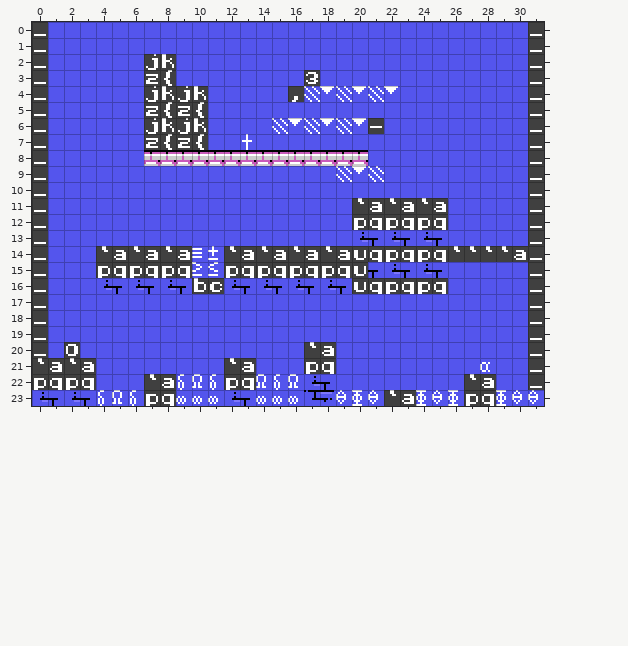
Tiled map, stored at games/stevedore/maps/stage_15.tmx. The first picture shows the starting point.
Cells are 8x8 px. Shown: x 0..31, y 0..23.
The result:
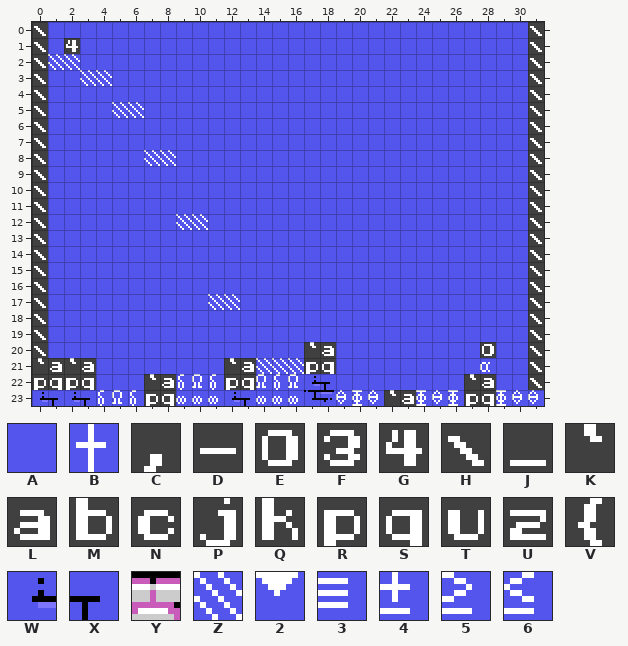
Key: from "charset": A 0, B 16, C 44, D 45, E 48, F 51, G 52, H 92, J 95, K 96, L 97, M 98, N 99, P 106, Q 107, R 112, S 113, T 117, U 122, V 123, W 128, X 129, Y 138, Z 204, 2 205, 3 240, 4 241, 5 242, 6 243.
_ is an empty cell.
Edits made:
Layer "Capa de Patrones 1":
Tile A replaces tile 2 in row 4 at x 18, 20 and 22; in row 6 at x 16, 18 and 20; in row 9 at x 20.
Tile A replaces tile 3 in row 14 at x 10.
Tile A replaces tile 4 in row 14 at x 11.
Tile A replaces tile 5 in row 15 at x 10.
Tile A replaces tile 6 in row 15 at x 11.
Tile A replaces tile B in row 7 at x 13.
Tile A replaces tile C in row 4 at x 16.
Tile A replaces tile D in row 6 at x 21.
Tile A replaces tile E in row 20 at x 2.
Tile A replaces tile F in row 3 at x 17.
Tile A replaces tile K in row 11 at x 20, 22 and 24; in row 14 at x 4, 6, 8, 12, 14, 16, 18 and 26 to 29.
Tile A replaces tile L in row 11 at x 21, 23 and 25; in row 14 at x 5, 7, 9, 13, 15, 17, 19 and 30.
Tile A replaces tile M in row 16 at x 10.
Tile A replaces tile N in row 16 at x 11.
Tile A replaces tile P in row 2 at x 7; in row 4 at x 7 and 9; in row 6 at x 7 and 9.
Tile A replaces tile Q in row 2 at x 8; in row 4 at x 8 and 10; in row 6 at x 8 and 10.
Tile A replaces tile R in row 12 at x 20, 22 and 24; in row 14 at x 22 and 24; in row 15 at x 4, 6, 8, 12, 14, 16 and 18; in row 16 at x 22 and 24.
Tile A replaces tile S in row 12 at x 21, 23 and 25; in row 14 at x 21, 23 and 25; in row 15 at x 5, 7, 9, 13, 15, 17 and 19; in row 16 at x 21, 23 and 25.
Tile A replaces tile T in rows 14 to 16 at x 20.
Tile A replaces tile U in row 3 at x 7; in row 5 at x 7 and 9; in row 7 at x 7 and 9.
Tile A replaces tile V in row 3 at x 8; in row 5 at x 8 and 10; in row 7 at x 8 and 10.
Tile A replaces tile W in row 13 at x 20, 22 and 24; in row 15 at x 22 and 24; in row 16 at x 4, 6, 8, 12, 14, 16 and 18.
Tile A replaces tile X in row 13 at x 21, 23 and 25; in row 15 at x 21, 23 and 25; in row 16 at x 5, 7, 9, 13, 15, 17 and 19.
Tile A replaces tile Y in row 8 at x 9 to 20.
Tile A replaces tile Z in row 4 at x 17, 19 and 21; in row 6 at x 15, 17 and 19; in row 9 at x 19 and 21.
Tile E replaces tile A in row 20 at x 28.
Tile G replaces tile A in row 1 at x 2.
Tile H replaces tile J in rows 0 to 20 at x 0 and 31; in rows 21 to 22 at x 31.
Tile Z replaces tile A in row 2 at x 1 to 2; in row 3 at x 3 to 4; in row 5 at x 5 to 6; in row 12 at x 9 to 10; in row 17 at x 11 to 12; in row 21 at x 14 to 16.
Tile Z replaces tile Y in row 8 at x 7 to 8.
Pixel boxes of the changes (left, top, right, bottom) in both pictures:
changed: (34, 26, 540, 388)
